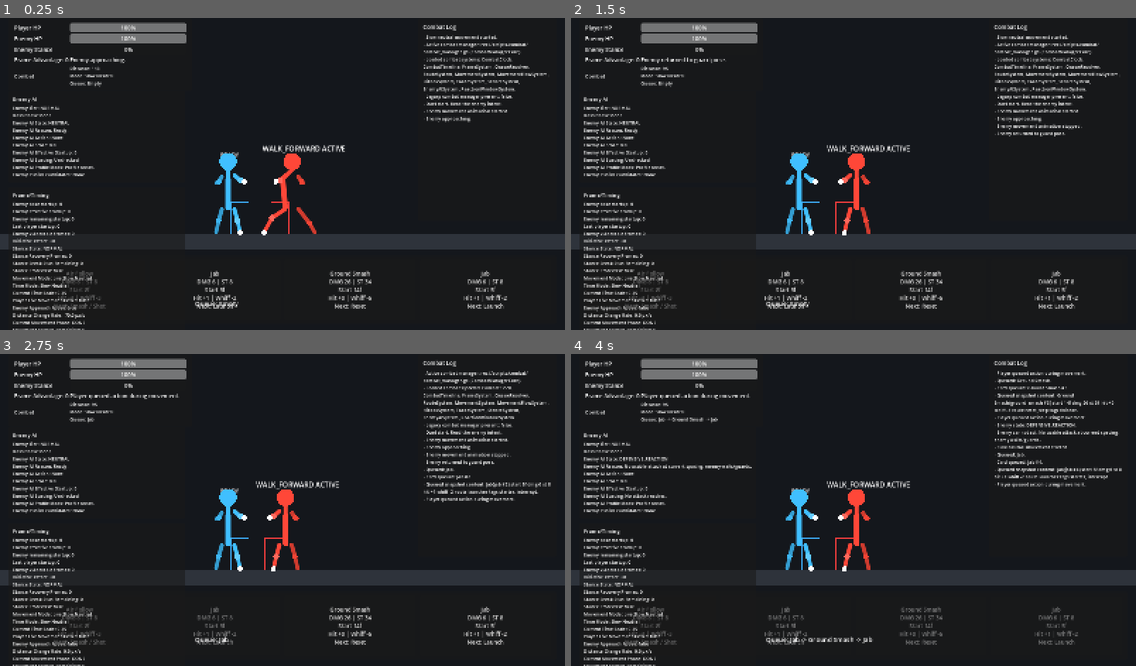
Above: before the commit, frames 1-4 (two rows, left to right).
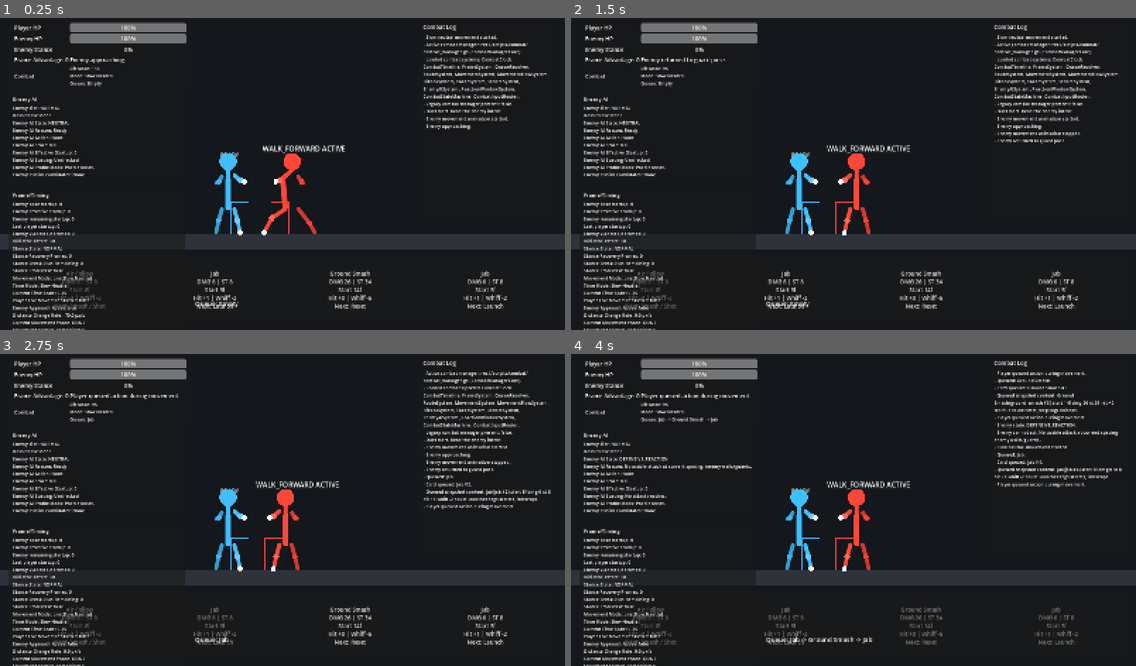
Above: after the commit, the same moments.

Repository: Asurazpr/deckfighter-prototype
Game: Godot game, scene res://scenes/Arena.tscn
Same seed, same stepped clock (60 frames per second), same inputs: the game is played once before the commit and once after it.
Inputs:
- Up to frame 1 (0.25 s): no input
- Up to frame 2 (1.5 s): click "Air Follow DMG 8 | ST 8 Start…" at 0.5 s; click "Air Follow DMG 8 | ST 8 Start…" at 1.25 s
- Up to frame 3 (2.75 s): click "Jab DMG 6 | ST 8 Start 5f Hit…" at 2 s
- Up to frame 4 (4 s): click "Ground Smash DMG 26 | ST 34 S…" at 2.75 s; click "Jab DMG 6 | ST 8 Start 5f Hit…" at 3.5 s

The runs differ from the first frame. In frame 1, 0.5% of the frame differs, in the area x 75-92%, y 23-36%; in frame 2, 0.8%; in frame 3, 1.5%, in the area x 75-98%, y 20-50%; in frame 4, nothing differs.

Commit message:
Refactor combat manager into focused combat systems

Diff:
--- /dev/null
+++ b/scripts/combat/combat_debug_exporter.gd
@@ -0,0 +1,39 @@
+class_name CombatDebugExporter
+extends RefCounted
+
+const EXPORT_VERSION := 1
+const PROJECT_NAME := "deckfighter-prototype"
+
+func export_jsonl(path: String, context: Dictionary, trace_events: Array, human_log_events: Array[String], scene_path := "unknown") -> Error:
+	var directory := path.get_base_dir()
+	var err := DirAccess.make_dir_recursive_absolute(directory)
+	if err != OK:
+		return err
+
+	var file := FileAccess.open(path, FileAccess.WRITE)
+	if file == null:
+		return FileAccess.get_open_error()
+
+	var export_timestamp := Time.get_datetime_string_from_system()
+	file.store_line(JSON.stringify({
+		"event_type": "export_metadata",
+		"export_version": EXPORT_VERSION,
+		"timestamp": export_timestamp,
+		"project": PROJECT_NAME,
+		"engine": "Godot",
+		"scene": scene_path,
+		"commit_hint": "unknown",
+		"notes": "F5 combat log export"
+	}))
+	file.store_line(JSON.stringify({"event_type": "snapshot", "data": context}))
+	for event in trace_events:
+		file.store_line(JSON.stringify({"event_type": "combat_event", "data": event}))
+	for i in range(human_log_events.size()):
+		file.store_line(JSON.stringify({
+			"event_type": "combat_event",
+			"kind": "human_log",
+			"index": i,
+			"message": human_log_events[i]
+		}))
+	file.close()
+	return OK
--- /dev/null
+++ b/scripts/combat/combat_input_router.gd
@@ -0,0 +1,76 @@
+class_name CombatInputRouter
+extends RefCounted
+
+# TODO: Move key bindings into configurable input/action data when control schemes
+# and modded character kits become data-driven.
+
+func route_key_event(event: InputEvent, manager: Node, viewport: Viewport) -> bool:
+	var key_event := event as InputEventKey
+	if key_event == null or not key_event.pressed or key_event.echo:
+		return false
+
+	if manager.movement_flow_system.active:
+		if _handle_queue_controls(key_event.keycode, manager, viewport, true):
+			return true
+
+	if manager.reaction_window_system.active:
+		if _is_debug_toggle(key_event.keycode):
+			return false
+		if key_event.keycode == KEY_SPACE:
+			manager.reaction_window_system.request_jump_evade()
+			viewport.set_input_as_handled()
+			return true
+		return false
+
+	if manager._is_tactical_mode():
+		if _handle_queue_controls(key_event.keycode, manager, viewport, false):
+			return true
+		if key_event.keycode == KEY_U:
+			viewport.set_input_as_handled()
+			if manager.queue_resolver.is_empty():
+				manager._execute_or_wait_tactical_queue()
+			return true
+
+		var queued_action: Dictionary = manager._queued_action_from_key(key_event.keycode)
+		if not queued_action.is_empty():
+			viewport.set_input_as_handled()
+			manager._queue_tactical_action(queued_action)
+			return true
+
+	if manager.waiting_for_defense:
+		var defense_type: String = manager._defense_from_key(key_event.keycode)
+		if defense_type == "":
+			return false
+		viewport.set_input_as_handled()
+		manager._resolve_enemy_intent(defense_type)
+		return true
+
+	if manager._can_take_pressure_movement():
+		var pressure_action: String = manager._pressure_movement_from_key(key_event.keycode)
+		if pressure_action == "":
+			return false
+		viewport.set_input_as_handled()
+		manager._apply_pressure_movement(pressure_action)
+		return true
+
+	return false
+
+func _handle_queue_controls(keycode: Key, manager: Node, viewport: Viewport, slow_neutral_only := false) -> bool:
+	match keycode:
+		KEY_E:
+			viewport.set_input_as_handled()
+			manager._execute_or_wait_tactical_queue()
+			return true
+		KEY_BACKSPACE:
+			viewport.set_input_as_handled()
+			manager._pop_tactical_action()
+			return true
+		KEY_C:
+			viewport.set_input_as_handled()
+			manager._clear_tactical_queue()
+			return true
+		_:
+			return false
+
+func _is_debug_toggle(keycode: Key) -> bool:
+	return keycode == KEY_F1 or keycode == KEY_F2 or keycode == KEY_F3 or keycode == KEY_F4 or keycode == KEY_F5
--- a/scripts/combat/combat_manager.gd
+++ b/scripts/combat/combat_manager.gd
@@ -3,8 +3,6 @@
 
 signal frame_advantage_changed(value: int)
 signal log_message(message: String)
-
-enum CombatFlowState { NEUTRAL, SLOW_NEUTRAL, PLANNING, EXECUTING_QUEUE, PLAYER_PRESSURE, ENEMY_INTENT, REACTION_WINDOW, DEFENSE_REACTION, STANCE_BREAK, PUNISH, GAME_OVER }
 
 const ATTACK_RECOVERY := 0.35
 const PLAYER_CHOICE_TIME_SCALE := 0.2
@@ -26,6 +24,8 @@
 const CombatTimelineScript := preload("res://scripts/combat/combat_timeline.gd")
 const ReactionWindowSystemScript := preload("res://scripts/combat/reaction_window_system.gd")
 const MovementFlowSystemScript := preload("res://scripts/combat/movement_flow_system.gd")
+const CombatStateMachineScript := preload("res://scripts/combat/combat_state_machine.gd")
+const CombatInputRouterScript := preload("res://scripts/combat/combat_input_router.gd")
 const DEBUG_ATTACK_HITBOX_LIFETIME := 0.25
 
 @export var starting_frame_advantage := 0
@@ -53,7 +53,7 @@
 var combat_over := false
 var punish_in_progress := false
 var enemy_intent_scheduled := false
-var combat_state := CombatFlowState.NEUTRAL
+var combat_state := 0
 var current_enemy_intent := ""
 var enemy_base_startup_frame := 0
 var enemy_effective_startup_frame := 0
@@ -79,6 +79,8 @@
 var combat_timeline
 var reaction_window_system
 var movement_flow_system
+var combat_state_machine
+var combat_input_router
 
 @onready var player = $"../Player"
 @onready var enemy = $"../Enemy"
@@ -121,6 +123,8 @@
 	reaction_window_system.setup(self, player, PERFECT_BLOCK_REACTION_PROGRESS, REACTION_GUARD_STARTUP_FRAMES)
 	movement_flow_system = MovementFlowSystemScript.new()
 	movement_flow_system.setup(self, player, enemy, movement_system, NEUTRAL_SLOW_TIME_SCALE, live_neutral_player_speed, live_neutral_enemy_speed, enemy_intent_range, slow_neutral_intent_delay)
+	combat_state_machine = CombatStateMachineScript.new()
+	combat_input_router = CombatInputRouterScript.new()
 
 func _begin_combat() -> void:
 	deck_manager.start_combat()
@@ -133,7 +137,7 @@
 	var active_path: String = get_script().resource_path
 	var legacy_present := ResourceLoader.exists("res://scripts/combat_manager.gd")
 	log_message.emit("Active combat manager: %s (CombatManagerCore)." % active_path)
-	log_message.emit("Loaded combat systems: CombatClock, CombatTimeline, FrameSystem, QueueResolver, RouteSystem, MovementSystem, MovementFlowSystem, HitboxSystem, TradeSystem, StanceSystem, EnemyAISystem, ReactionWindowSystem.")
+	log_message.emit("Loaded combat systems: CombatClock, CombatTimeline, FrameSystem, QueueResolver, RouteSystem, MovementSystem, MovementFlowSystem, HitboxSystem, TradeSystem, StanceSystem, EnemyAISystem, ReactionWindowSystem, CombatStateMachine, CombatInputRouter.")
 	log_message.emit("Legacy combat manager present: %s." % str(legacy_present))
 
 func _process(_delta: float) -> void:
@@ -414,73 +418,7 @@
 		_resolve_enemy_intent(defense_type)
 
 func _unhandled_key_input(event: InputEvent) -> void:
-	var key_event := event as InputEventKey
-	if key_event == null or not key_event.pressed or key_event.echo:
-		return
-
-	if movement_flow_system.active:
-		if key_event.keycode == KEY_E:
-			get_viewport().set_input_as_handled()
-			_execute_or_wait_tactical_queue()
-			return
-		if key_event.keycode == KEY_BACKSPACE:
-			get_viewport().set_input_as_handled()
-			_pop_tactical_action()
-			return
-		if key_event.keycode == KEY_C:
-			get_viewport().set_input_as_handled()
-			_clear_tactical_queue()
-			return
-
-	if reaction_window_system.active:
-		if key_event.keycode == KEY_F1 or key_event.keycode == KEY_F2 or key_event.keycode == KEY_F3 or key_event.keycode == KEY_F4:
-			return
-		if key_event.keycode == KEY_SPACE:
-			reaction_window_system.request_jump_evade()
-			get_viewport().set_input_as_handled()
-		return
-
-	if _is_tactical_mode():
-		if key_event.keycode == KEY_E:
-			get_viewport().set_input_as_handled()
-			_execute_or_wait_tactical_queue()
-			return
-		if key_event.keycode == KEY_BACKSPACE:
-			get_viewport().set_input_as_handled()
-			_pop_tactical_action()
-			return
-		if key_event.keycode == KEY_C:
-			get_viewport().set_input_as_handled()
-			_clear_tactical_queue()
-			return
-		if key_event.keycode == KEY_U:
-			get_viewport().set_input_as_handled()
-			if queue_resolver.is_empty():
-				_execute_or_wait_tactical_queue()
-			return
-
-		var queued_action := _queued_action_from_key(key_event.keycode)
-		if not queued_action.is_empty():
-			get_viewport().set_input_as_handled()
-			_queue_tactical_action(queued_action)
-			return
-
-	if waiting_for_defense:
-		var defense_type := _defense_from_key(key_event.keycode)
-		if defense_type == "":
-			return
-
-		get_viewport().set_input_as_handled()
-		_resolve_enemy_intent(defense_type)
-		return
-
-	if _can_take_pressure_movement():
-		var pressure_action := _pressure_movement_from_key(key_event.keycode)
-		if pressure_action == "":
-			return
-
-		get_viewport().set_input_as_handled()
-		_apply_pressure_movement(pressure_action)
+	combat_input_router.route_key_event(event, self, get_viewport())
 
 func _run_enemy_attack(start_reaction := true) -> void:
 	if combat_over or frame_advantage > 0 or attack_in_progress:
@@ -1697,60 +1635,10 @@
 
 func _current_mode() -> String:
 	_refresh_combat_state()
-	return _combat_state_name(combat_state)
+	return combat_state_machine.state_name(combat_state)
 
 func _refresh_combat_state() -> void:
-	# TODO: Promote this derived enum into the authoritative combat state machine
-	# once the remaining legacy mode flags have been untangled.
-	if combat_over:
-		combat_state = CombatFlowState.GAME_OVER
-		return
-	if punish_in_progress:
-		combat_state = CombatFlowState.PUNISH
-		return
-	if _is_enemy_broken():
-		combat_state = CombatFlowState.STANCE_BREAK
-		return
-	if reaction_window_system.active:
-		combat_state = CombatFlowState.REACTION_WINDOW
-		return
-	if waiting_for_defense:
-		combat_state = CombatFlowState.EXECUTING_QUEUE if queue_resolver != null and queue_resolver.resolving else CombatFlowState.ENEMY_INTENT
-		return
-	if frame_advantage > 0:
-		combat_state = CombatFlowState.EXECUTING_QUEUE if queue_resolver != null and queue_resolver.resolving else CombatFlowState.PLAYER_PRESSURE
-		return
-	if movement_flow_system.active:
-		combat_state = CombatFlowState.SLOW_NEUTRAL
-		return
-	combat_state = CombatFlowState.NEUTRAL
-
-func _combat_state_name(state_id: int) -> String:
-	match state_id:
-		CombatFlowState.NEUTRAL:
-			return "Neutral"
-		CombatFlowState.SLOW_NEUTRAL:
-			return "Slow Neutral"
-		CombatFlowState.PLANNING:
-			return "Planning"
-		CombatFlowState.EXECUTING_QUEUE:
-			return "Executing Queue"
-		CombatFlowState.PLAYER_PRESSURE:
-			return "Player Pressure"
-		CombatFlowState.ENEMY_INTENT:
-			return "Enemy Intent"
-		CombatFlowState.REACTION_WINDOW:
-			return "Reaction Window"
-		CombatFlowState.DEFENSE_REACTION:
-			return "Defense Reaction"
-		CombatFlowState.STANCE_BREAK:
-			return "Stance Break"
-		CombatFlowState.PUNISH:
-			return "Punish"
-		CombatFlowState.GAME_OVER:
-			return "Game Over"
-		_:
-			return "Unknown"
+	combat_state = combat_state_machine.derive_from_manager(self)
 
 func get_queue_text() -> String:
 	return queue_resolver.queue_text()
--- /dev/null
+++ b/scripts/combat/combat_state_machine.gd
@@ -0,0 +1,81 @@
+class_name CombatStateMachine
+extends RefCounted
+
+enum State { NEUTRAL, SLOW_NEUTRAL, PLANNING, EXECUTING_QUEUE, PLAYER_PRESSURE, ENEMY_INTENT, REACTION_WINDOW, DEFENSE_REACTION, STANCE_BREAK, PUNISH, GAME_OVER }
+
+var current_state := State.NEUTRAL
+var previous_state := State.NEUTRAL
+var transition_log: Array[String] = []
+
+func derive_from_manager(manager: Node) -> int:
+	var next_state := State.NEUTRAL
+	if manager.combat_over:
+		next_state = State.GAME_OVER
+	elif manager.punish_in_progress:
+		next_state = State.PUNISH
+	elif manager._is_enemy_broken():
+		next_state = State.STANCE_BREAK
+	elif manager.reaction_window_system.active:
+		next_state = State.REACTION_WINDOW
+	elif manager.waiting_for_defense:
+		next_state = State.EXECUTING_QUEUE if manager.queue_resolver != null and manager.queue_resolver.resolving else State.ENEMY_INTENT
+	elif manager.frame_advantage > 0:
+		next_state = State.EXECUTING_QUEUE if manager.queue_resolver != null and manager.queue_resolver.resolving else State.PLAYER_PRESSURE
+	elif manager.movement_flow_system.active:
+		next_state = State.SLOW_NEUTRAL
+	_set_state(next_state)
+	return current_state
+
+func state_name(state_id := current_state) -> String:
+	match state_id:
+		State.NEUTRAL:
+			return "Neutral"
+		State.SLOW_NEUTRAL:
+			return "Slow Neutral"
+		State.PLANNING:
+			return "Planning"
+		State.EXECUTING_QUEUE:
+			return "Executing Queue"
+		State.PLAYER_PRESSURE:
+			return "Player Pressure"
+		State.ENEMY_INTENT:
+			return "Enemy Intent"
+		State.REACTION_WINDOW:
+			return "Reaction Window"
+		State.DEFENSE_REACTION:
+			return "Defense Reaction"
+		State.STANCE_BREAK:
+			return "Stance Break"
+		State.PUNISH:
+			return "Punish"
+		State.GAME_OVER:
+			return "Game Over"
+		_:
+			return "Unknown"
+
+func is_reaction_window() -> bool:
+	return current_state == State.REACTION_WINDOW
+
+func is_queue_executing() -> bool:
+	return current_state == State.EXECUTING_QUEUE
+
+func is_slow_neutral() -> bool:
+	return current_state == State.SLOW_NEUTRAL
+
+func can_accept_queue_input() -> bool:
+	return current_state == State.SLOW_NEUTRAL or current_state == State.ENEMY_INTENT or current_state == State.PLAYER_PRESSURE
+
+func can_accept_live_defense() -> bool:
+	return current_state == State.REACTION_WINDOW
+
+func can_accept_live_movement() -> bool:
+	return current_state == State.SLOW_NEUTRAL
+
+func _set_state(next_state: int) -> void:
+	if next_state == current_state:
+		return
+	previous_state = current_state
+	current_state = next_state
+	transition_log.append("%s -> %s" % [state_name(previous_state), state_name(current_state)])
+	if transition_log.size() > 32:
+		transition_log.pop_front()
--- a/scripts/ui_manager.gd
+++ b/scripts/ui_manager.gd
@@ -16,6 +16,7 @@
 const MAX_COMBAT_LOG_EVENTS := 12
 const DETAIL_FONT_SIZE := 13
 const HEADER_FONT_SIZE := 15
+const CombatDebugExporterScript := preload("res://scripts/combat/combat_debug_exporter.gd")
 const PREDICTION_COLORS := {
 	"interrupt": Color(0.55, 1.0, 0.62),
 	"trade": Color(1.0, 0.9, 0.35),
@@ -42,6 +43,7 @@
 var enemy_ai_visible := true
 var timing_visible := true
 var combat_log_visible := true
+var combat_debug_exporter = CombatDebugExporterScript.new()
 
 func _ready() -> void:
 	_remove_space_from_ui_accept()
@@ -386,43 +388,18 @@
 
 func _export_combat_log() -> void:
 	var directory := "user://combat_logs"
-	var err := DirAccess.make_dir_recursive_absolute(directory)
-	if err != OK:
-		_on_log_message("Combat log export failed: could not create log directory.")
-		return
-
 	var timestamp := Time.get_datetime_string_from_system().replace(":", "-").replace(" ", "_")
 	var path := "%s/combat_log_%s.jsonl" % [directory, timestamp]
-	var file := FileAccess.open(path, FileAccess.WRITE)
-	if file == null:
-		_on_log_message("Combat log export failed: could not open log file.")
-		return
-
-	var export_timestamp := Time.get_datetime_string_from_system()
-	file.store_line(JSON.stringify({
-		"event_type": "export_metadata",
-		"export_version": 1,
-		"timestamp": export_timestamp,
-		"project": "deckfighter-prototype",
-		"engine": "Godot",
-		"scene": get_tree().current_scene.scene_file_path if get_tree().current_scene != null else "unknown",
-		"commit_hint": "unknown",
-		"notes": "F5 combat log export"
-	}))
 
 	var context := {}
 	if combat_manager != null and combat_manager.has_method("get_combat_log_export_context"):
 		context = combat_manager.get_combat_log_export_context()
-	file.store_line(JSON.stringify({"event_type": "snapshot", "data": context}))
+	var trace_events := []
 	if combat_manager != null and combat_manager.has_method("get_combat_trace_events"):
-		for event in combat_manager.get_combat_trace_events():
-			file.store_line(JSON.stringify({"event_type": "combat_event", "data": event}))
-	for i in range(full_combat_log_events.size()):
-		file.store_line(JSON.stringify({
-			"event_type": "combat_event",
-			"kind": "human_log",
-			"index": i,
-			"message": full_combat_log_events[i]
-		}))
-	file.close()
-	_on_log_message("Combat log exported to %s" % path)
+		trace_events = combat_manager.get_combat_trace_events()
+	var scene_path := get_tree().current_scene.scene_file_path if get_tree().current_scene != null else "unknown"
+	var err: Error = combat_debug_exporter.export_jsonl(path, context, trace_events, full_combat_log_events, scene_path)
+	if err != OK:
+		_on_log_message("Combat log export failed: %s." % error_string(err))
+	else:
+		_on_log_message("Combat log exported to %s" % path)
Not shown, changed: docs/combat_architecture.md
